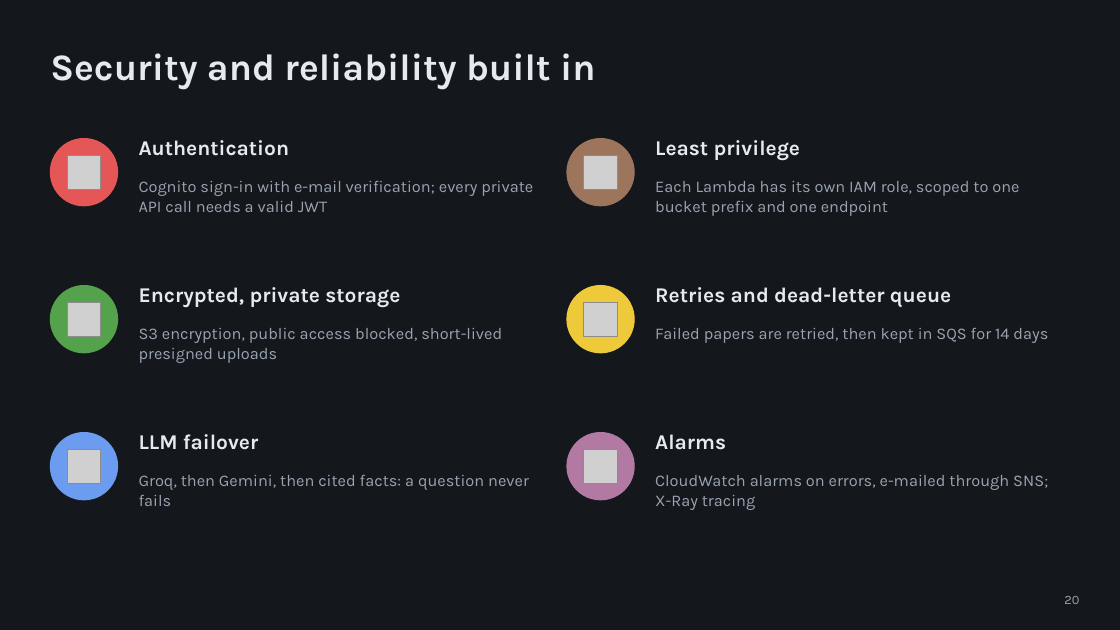
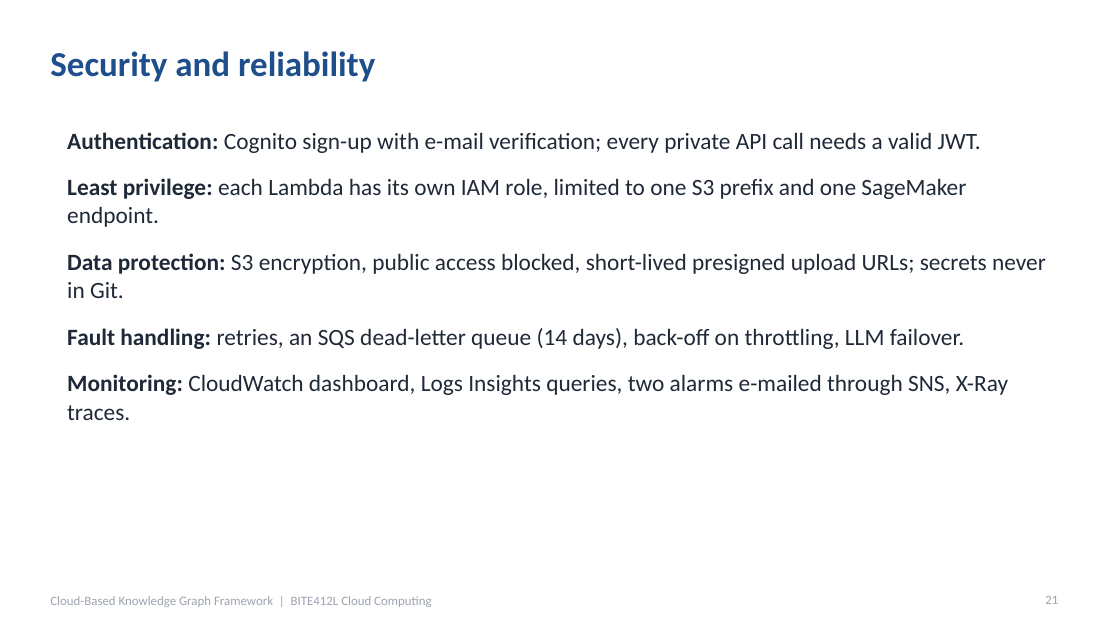
Before and after one commit to DeveshAg30/Cloud_Based_Knowledge_Graph_Framework_for_Automated_Research_Intelligence_Aws_Project_2026, a slide deck: slide 21 of presentation/Project_Presentation.pptx (slide 20 before the commit). Drawn at 1120x630 pixels with LibreOffice and Linux fonts; fonts in the diff are those of the drawing; grey boxes stand for pictures. Boxes give left, top, right and bottom in pixels: in the first picture for what was removed or moved away, otherwise in the second. Text is boxed around its words. In the diff, an @@ line names an element or a change of style, - is before the commit and + after.

```diff
--- a/presentation/Project_Presentation.pptx
+++ b/presentation/Project_Presentation.pptx
@@ background #14171C to #FFFFFF @@
@@ title at [50, 51, 375, 82]: text changed; size 32 to 30 pt; font Karla to Calibri; text colour #E6E9EE to #1F4E8C @@
-Security and reliability built in
+Security and reliability
@@ ellipse removed at [50, 139, 118, 206] @@
@@ text added at [67, 132, 1046, 420], 20 pt, text #1F2937 @@
+• Authentication: Cognito sign-up with e-mail verification; every private API call needs a valid JWT.
+• Least privilege: each Lambda has its own IAM role, limited to one S3 prefix and one SageMaker endpoint.
+• Data protection: S3 encryption, public access blocked, short-lived presigned upload URLs; secrets never in Git.
+• Fault handling: retries, an SQS dead-letter queue (14 days), back-off on throttling, LLM failover.
+• Monitoring: CloudWatch dashboard, Logs Insights queries, two alarms e-mailed through SNS, X-Ray traces.
@@ text removed at [139, 140, 290, 156] @@
-Authentication
@@ ellipse removed at [567, 139, 634, 206] @@
@@ text removed at [655, 140, 801, 161] @@
-Least privilege
@@ picture removed at [67, 155, 101, 189] @@
@@ picture removed at [584, 155, 618, 189] @@
@@ text removed at [139, 181, 533, 212] @@
-Cognito sign-in with e-mail verification; every private API call needs a valid JWT
@@ text removed at [655, 181, 1019, 216] @@
-Each Lambda has its own IAM role, scoped to one bucket prefix and one endpoint
@@ ellipse removed at [50, 286, 118, 353] @@
@@ text removed at [139, 287, 400, 308] @@
-Encrypted, private storage
@@ ellipse removed at [567, 286, 634, 353] @@
@@ text removed at [655, 287, 951, 307] @@
-Retries and dead-letter queue
@@ picture removed at [67, 302, 101, 336] @@
@@ text removed at [139, 328, 502, 363] @@
-S3 encryption, public access blocked, short-lived presigned uploads
@@ picture removed at [584, 302, 618, 336] @@
@@ text removed at [655, 328, 1048, 343] @@
-Failed papers are retried, then kept in SQS for 14 days
@@ ellipse removed at [50, 433, 118, 500] @@
@@ text removed at [139, 434, 258, 450] @@
-LLM failover
@@ ellipse removed at [567, 433, 634, 500] @@
@@ text removed at [655, 434, 726, 450] @@
-Alarms
@@ picture removed at [67, 450, 101, 483] @@
@@ text removed at [139, 475, 529, 506] @@
-Groq, then Gemini, then cited facts: a question never fails
@@ picture removed at [584, 450, 618, 483] @@
@@ text removed at [655, 475, 1048, 510] @@
-CloudWatch alarms on errors, e-mailed through SNS; X-Ray tracing
@@ text added at [50, 596, 431, 607], 11 pt, text #9CA3AF @@
+Cloud-Based Knowledge Graph Framework | BITE412L Cloud Computing
@@ page number added at [1045, 596, 1058, 604], 11 pt, text #9CA3AF @@
+21
@@ page number removed at [1064, 596, 1079, 604] @@
-20
```
Also in this commit, not shown: 20 other slides changed, 6 slides added, 5 slides removed, 1 other file.
